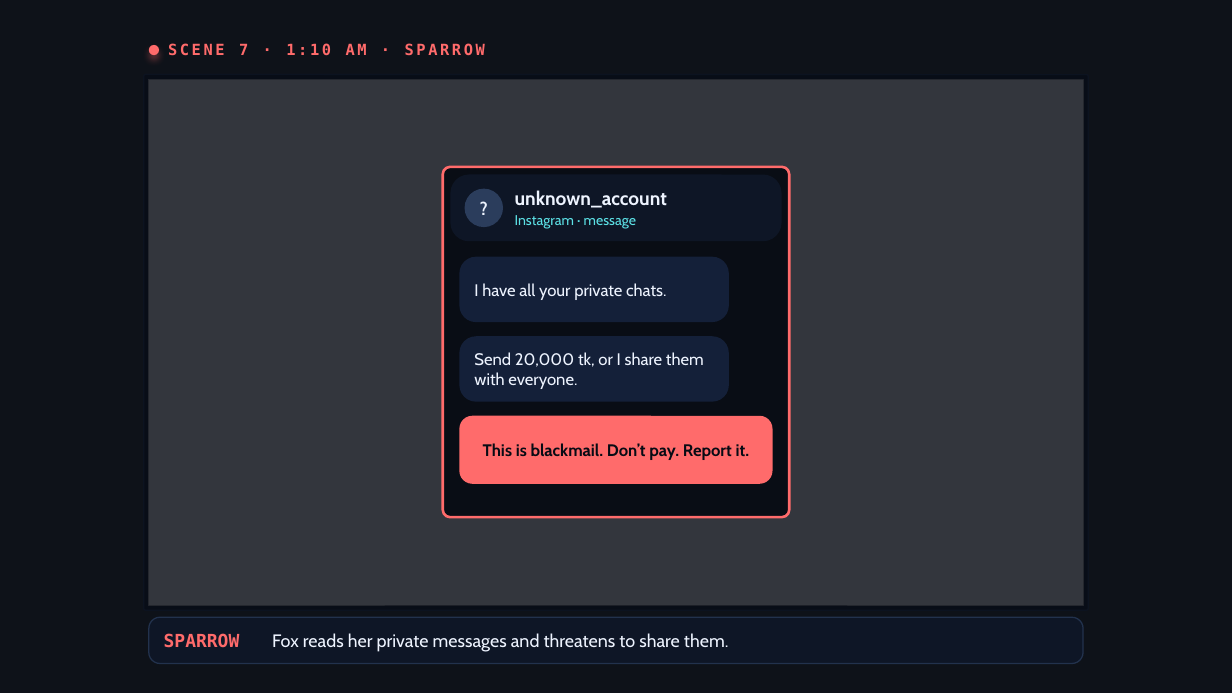
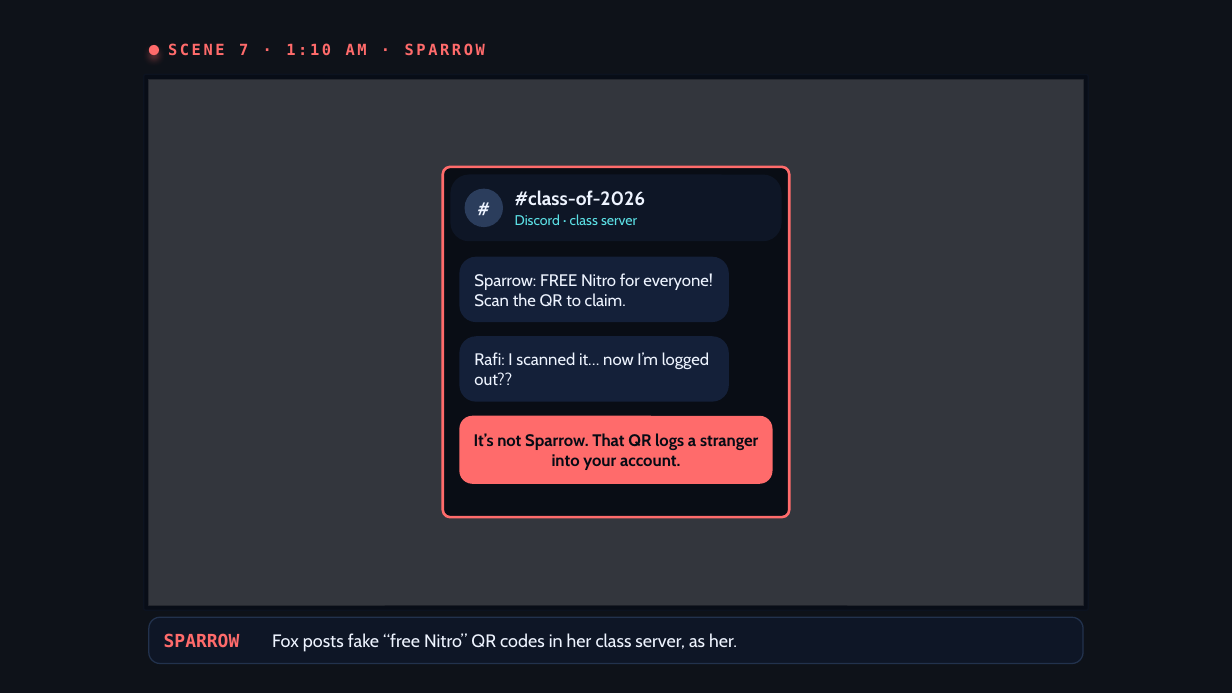
Before and after one commit to jeet42-byte/bangladesh-crime-monitor, a slide deck: slide 17 of cybercrime-assignment/Locked_or_Leaked_Sparrow_Midnight_Group.pptx. Drawn at 1232x693 pixels with LibreOffice and Linux fonts; fonts in the diff are those of the drawing; grey boxes stand for pictures; background and template pictures are left out; a plain dark background stands for a picture behind light text. Boxes give left, top, right and bottom in pixels: in the first picture for what was removed or moved away, otherwise in the second. Text is boxed around its words. In the diff, an @@ line names an element or a change of style, - is before the commit and + after.

```diff
--- a/cybercrime-assignment/Locked_or_Leaked_Sparrow_Midnight_Group.pptx
+++ b/cybercrime-assignment/Locked_or_Leaked_Sparrow_Midnight_Group.pptx
@@ text in rounded rectangle at (465, 189, 504, 227): text changed @@
-?
+#
@@ text at (515, 190, 646, 206): text changed @@
-unknown_account
+#class-of-2026
@@ text at (515, 214, 637, 225): text changed @@
-Instagram · message
+Discord · class server
@@ text in rounded rectangle at (474, 273, 713, 307): text changed @@
-I have all your private chats.
+Sparrow: FREE Nitro for everyone! Scan the QR to claim.
@@ text in rounded rectangle at (474, 352, 709, 385): text changed @@
-Send 20,000 tk, or I share them with everyone.
+Rafi: I scanned it… now I’m logged out??
@@ text in rounded rectangle at (474, 433, 758, 470): text changed @@
-This is blackmail. Don’t pay. Report it.
+It’s not Sparrow. That QR logs a stranger into your account.
@@ text in rounded rectangle at (164, 633, 737, 652): text changed @@
-SPARROW Fox reads her private messages and threatens to share them.
+SPARROW Fox posts fake “free Nitro” QR codes in her class server, as her.
```
Also in this commit, not shown: 4 other slides changed, 4 other files.
